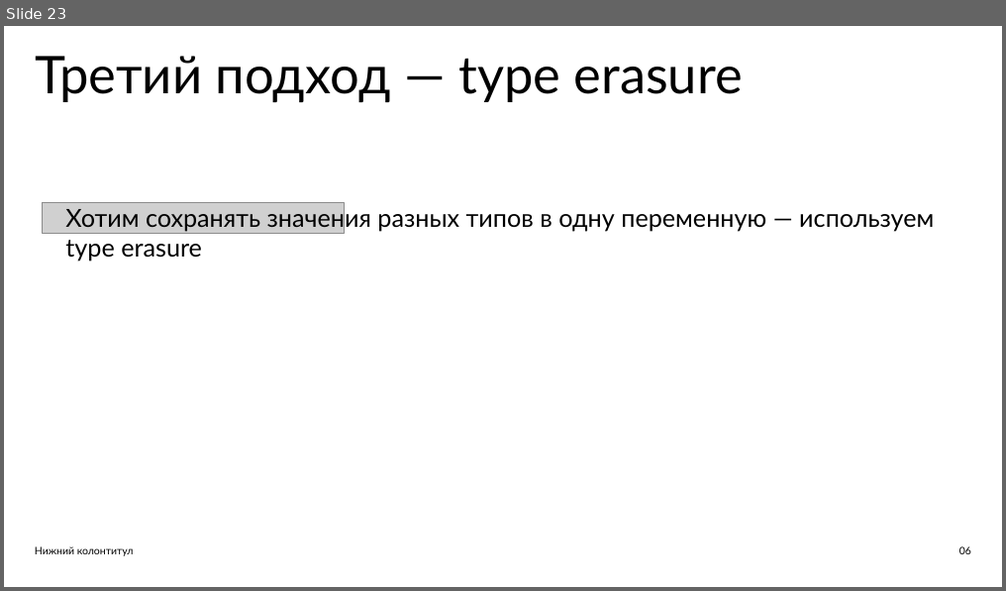
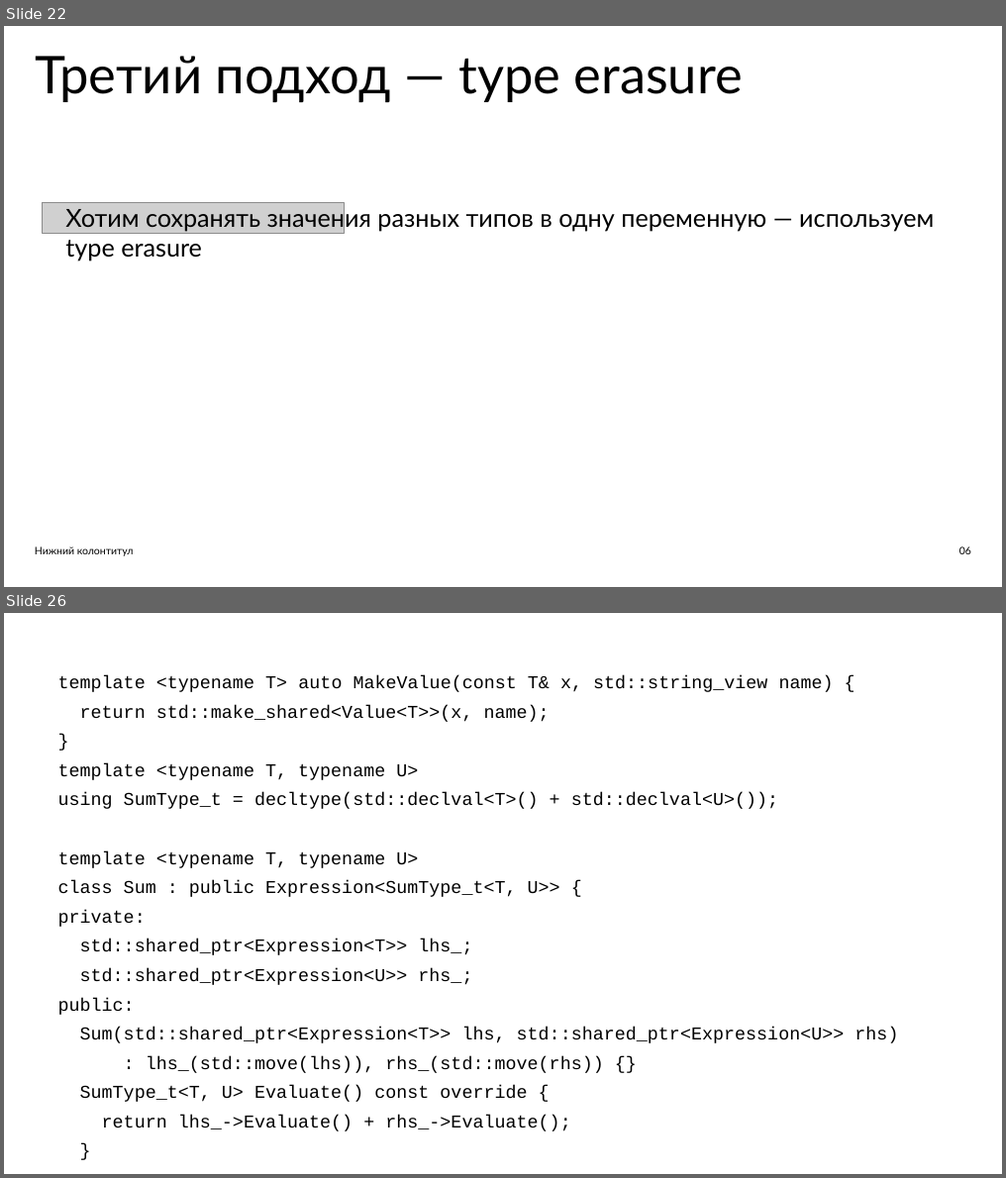
Before and after one commit to ishfb/zcc23, a slide deck: slides.pptx. Shown one above the other, each under a label of ours: slide 23 before the commit, slides 22 and 26 after it; the slides between them are not shown. The pictures are 1006x591 and 1006x1178 pixels, drawn with LibreOffice and Linux fonts; fonts in the diff are those of the drawing; grey boxes stand for pictures. Boxes give left, top, right and bottom in pixels: in the first picture for what was removed or moved away, otherwise in the second. Text is boxed around its words. In the diff, an @@ line names an element or a change of style, - is before the commit and + after.

```diff
--- a/slides.pptx
+++ b/slides.pptx
@@ slide 26 added at bbox=[4, 613, 1002, 1174], background #FFFFFF @@
@@ text added at bbox=[58, 675, 898, 1132], 26.2 pt, text #000000 @@
+template <typename T> auto MakeValue(const T& x, std::string_view name) {
+return std::make_shared<Value<T>>(x, name);
+}
+template <typename T, typename U>
+using SumType_t = decltype(std::declval<T>() + std::declval<U>());
+template <typename T, typename U>
+class Sum : public Expression<SumType_t<T, U>> {
+private:
+std::shared_ptr<Expression<T>> lhs_;
+std::shared_ptr<Expression<U>> rhs_;
+public:
+Sum(std::shared_ptr<Expression<T>> lhs, std::shared_ptr<Expression<U>> rhs)
+: lhs_(std::move(lhs)), rhs_(std::move(rhs)) {}
+SumType_t<T, U> Evaluate() const override {
+return lhs_->Evaluate() + rhs_->Evaluate();
+}
@@ what was slide 23 is now slide 22 @@
```
Also in this commit, not shown: 7 other slides added, 1 slide removed, 1 other file.
